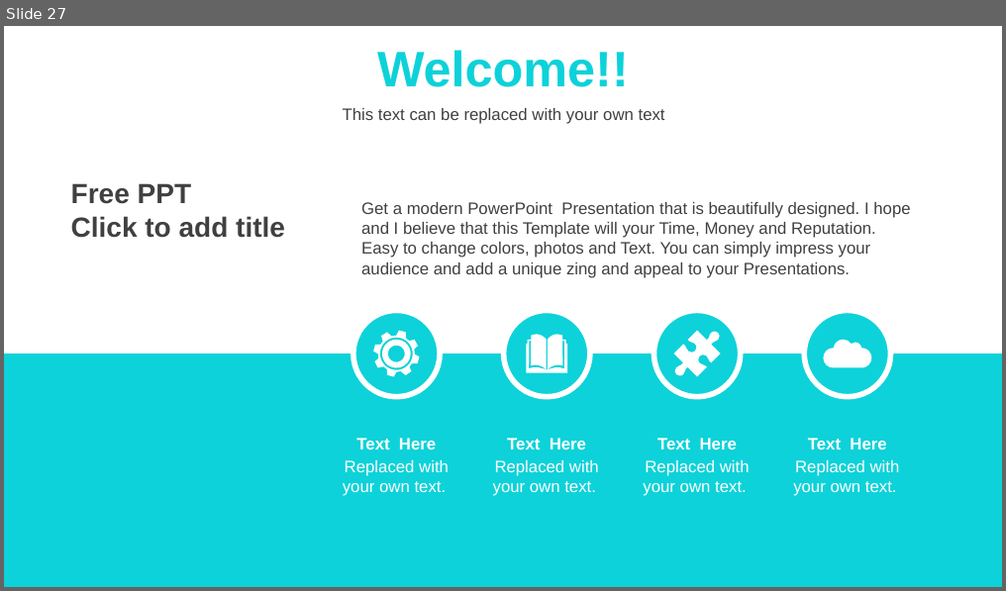
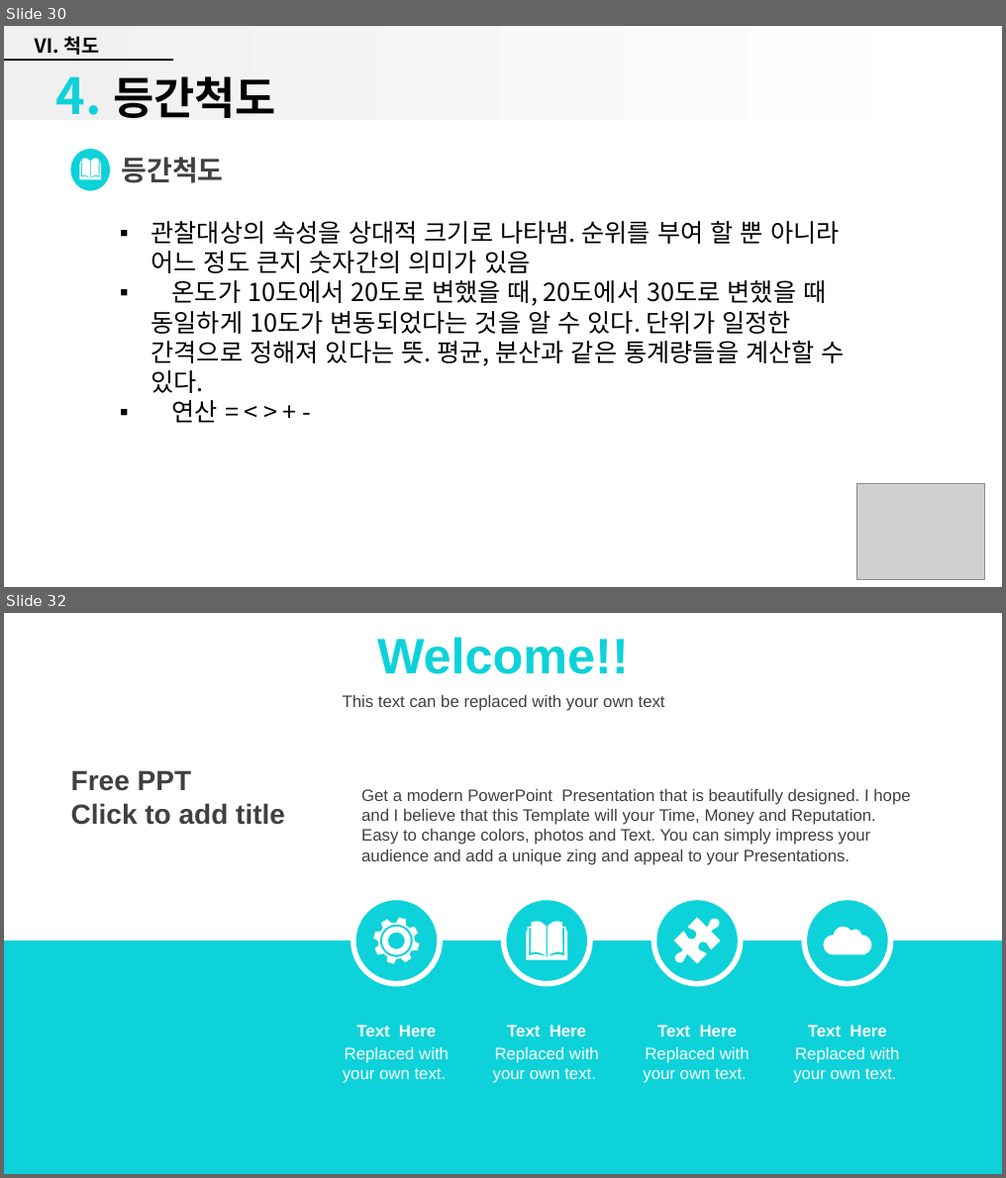
Before and after one commit to kyunleader/-, a slide deck: 과학교 2주차 발표자료.pptx. Shown one above the other, each under a label of ours: slide 27 before the commit, slides 30 and 32 after it; the slides between them are not shown. The pictures are 1006x591 and 1006x1178 pixels, drawn with LibreOffice and Linux fonts; fonts in the diff are those of the drawing; grey boxes stand for pictures; background and template pictures are left out. Boxes give left, top, right and bottom in pixels: in the first picture for what was removed or moved away, otherwise in the second. Text is boxed around its words. In the diff, an @@ line names an element or a change of style, - is before the commit and + after.

```diff
--- a/과학교 2주차 발표자료.pptx
+++ b/과학교 2주차 발표자료.pptx
@@ slide 30 added at (4,26,1002,587), background #FFFFFF @@
@@ rectangle added at (4,26,998,120), fill gradient #F0F0F0 to #FFFFFF @@
@@ text added at (34,36,100,55), 14 pt, text #000000, bold @@
+Ⅵ. 척도
@@ line added from (4, 59) to (172, 59), #000000 1.5 pt @@
@@ title added at (56,76,276,118), 32 pt, text #000000, bold @@
+4. 등간척도
@@ ellipse added at (71,149,110,190), fill #0DD2D9 @@
@@ freeform shape added at (80,158,102,179), fill #FFFFFF @@
@@ text added at (122,157,224,183), 20 pt, text #404040, bold @@
+등간척도
@@ text added at (152,221,845,393), 18 pt, text #000000 @@
+▪ 관찰대상의 속성을 상대적 크기로 나타냄. 순위를 부여 할 뿐 아니라 어느 정도 큰지 숫자간의 의미가 있음
+▪ 온도가 10도에서 20도로 변했을 때, 20도에서 30도로 변했을 때 동일하게 10도가 변동되었다는 것을 알 수 있다. 단위가 일정한 간격으로 정해져 있다는 뜻. 평균, 분산과 같은 통계량들을 계산할 수 있다.
+▪ 연산 = < > + -
@@ picture added at (856,484,985,579) @@
@@ what was slide 27 is now slide 32 @@
```
Also in this commit, not shown: 2 slides changed, 27 other slides added, 23 slides removed.
